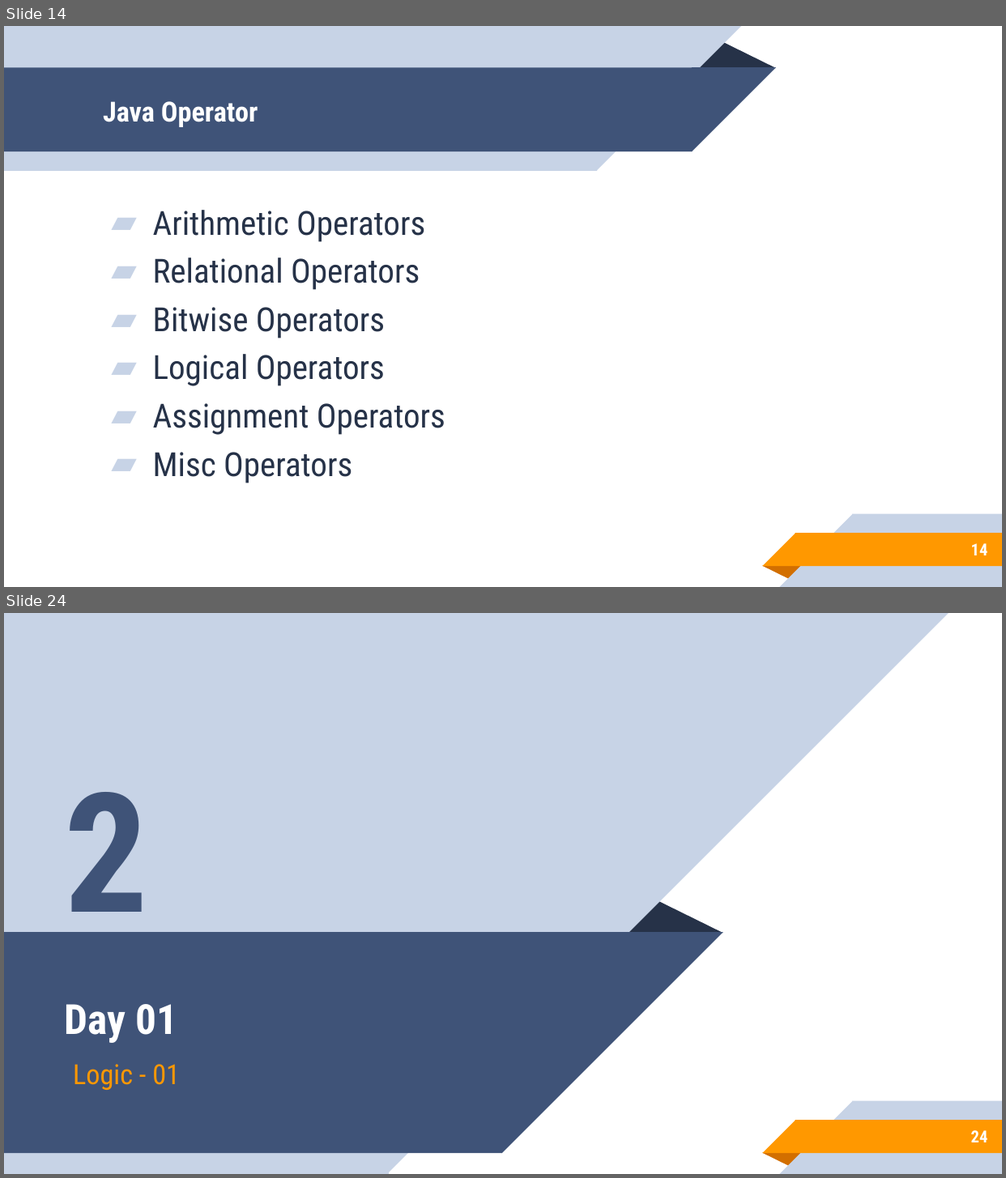
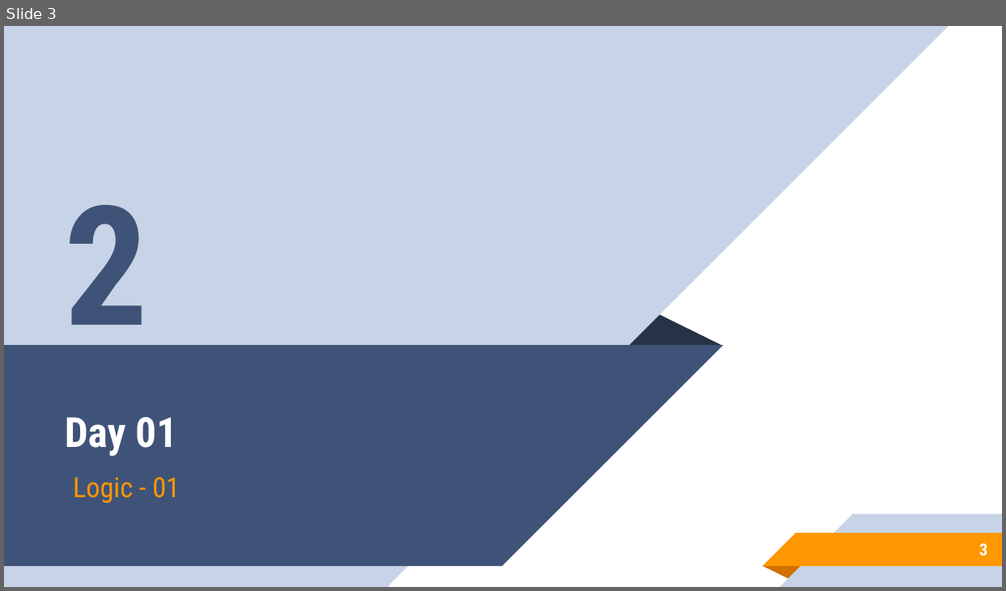
Before and after one commit to aronipurwanto/materi-xa, a slide deck: java-logic/Slide-Java-Logic-02.pptx. Shown one above the other, each under a label of ours: slides 14 and 24 before the commit, slide 3 after it; the slides between them are not shown. The pictures are 1006x1178 and 1006x591 pixels, drawn with LibreOffice and Linux fonts; fonts in the diff are those of the drawing. Boxes give left, top, right and bottom in pixels: in the first picture for what was removed or moved away, otherwise in the second. Text is boxed around its words. In the diff, an @@ line names an element or a change of style, - is before the commit and + after.

Commit message:
update logic 01

```diff
--- a/java-logic/Slide-Java-Logic-02.pptx
+++ b/java-logic/Slide-Java-Logic-02.pptx
@@ slide 14 removed at [4, 26, 1002, 587], background #FFFFFF; not listed: 5 template elements that a slide beside it also shows @@
@@ group removed at [4, 26, 775, 171]: 2 rectangles, 2 right triangles, 1 triangle @@
@@ title removed at [103, 101, 258, 127] @@
-Java Operator
@@ text removed at [153, 210, 445, 484] @@
-▰ Arithmetic Operators
-▰ Relational Operators
-▰ Bitwise Operators
-▰ Logical Operators
-▰ Assignment Operators
-▰ Misc Operators
@@ page number removed at [971, 544, 988, 556] @@
-14
@@ what was slide 24 is now slide 3 @@
@@ page number at [979, 544, 987, 557]: text changed @@
-24
+3
```
Also in this commit, not shown: 2 slides changed, 48 other slides removed, 2 other files.
